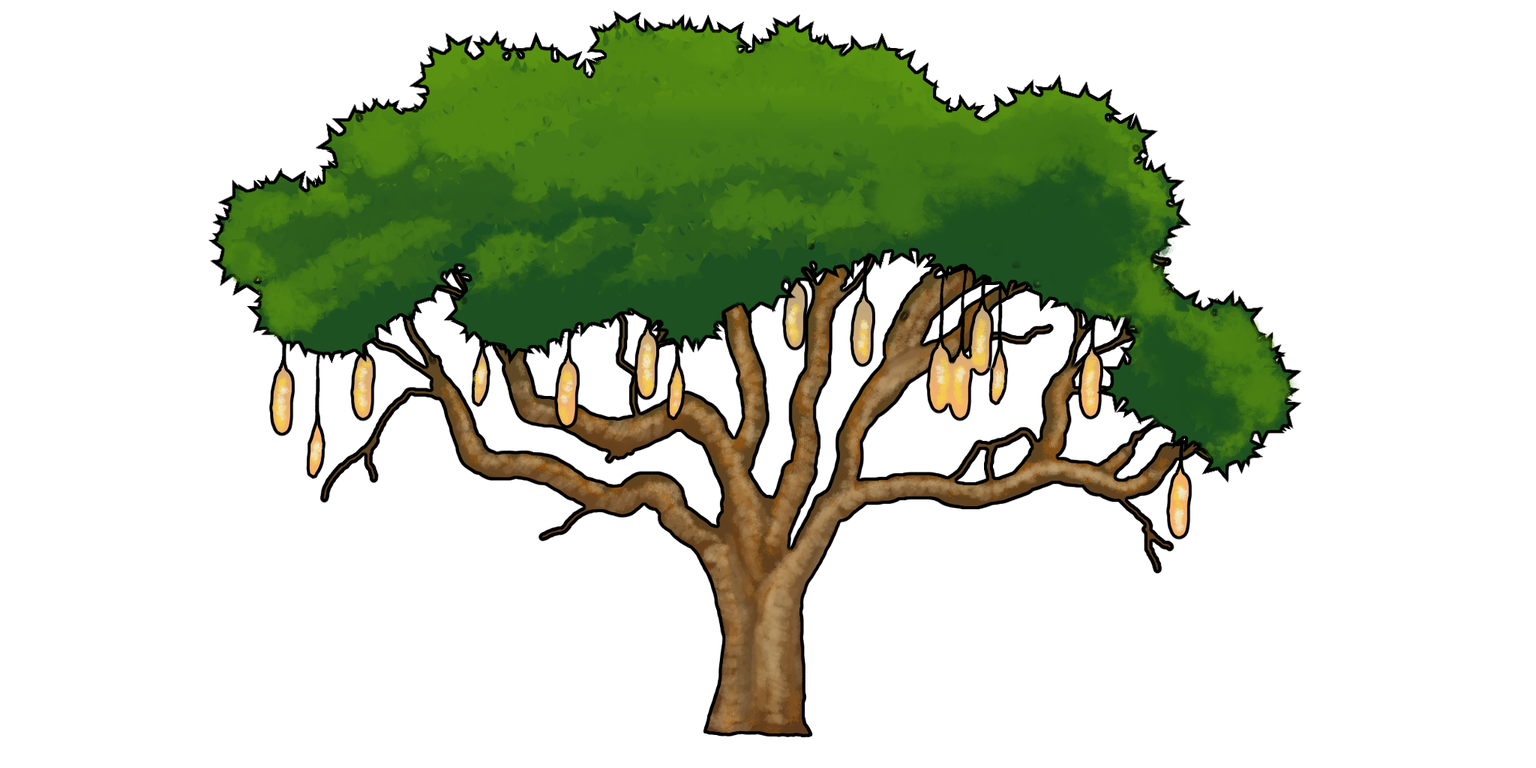
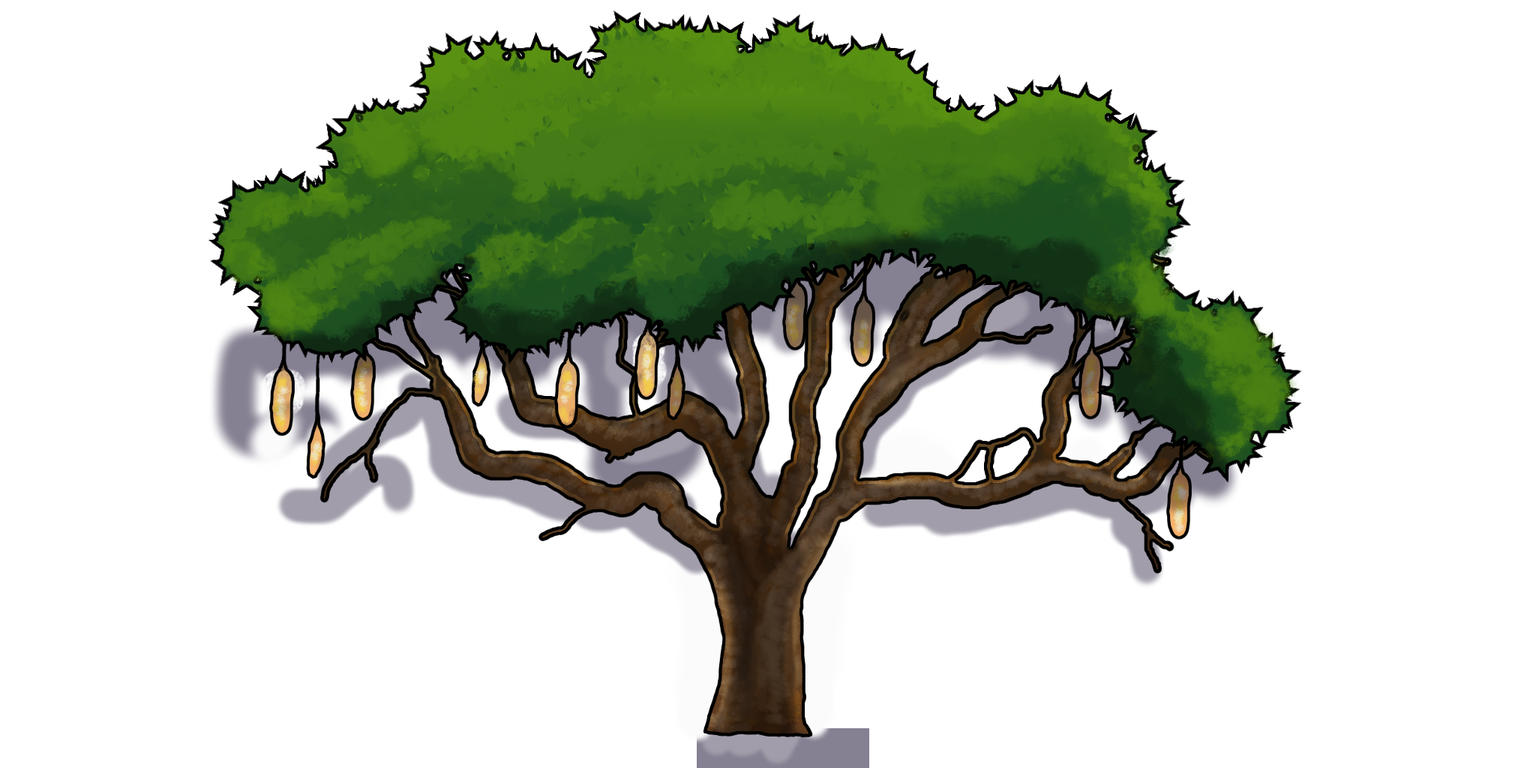
Before/after of a 1536px x 768px layered artwork. What changed in the layer stack:
added group "Layer Group" with 24 layers above "Background" over left=209, top=204, right=1241, bottom=768
added layer "backlight shrink 4 and mod" (multiply, 50%) in group "Layer Group" over left=209, top=204, right=1241, bottom=768
moved "leaves color" into group "Layer Group" over left=215, top=204, right=1241, bottom=475
moved "leaves" into group "Layer Group" over left=209, top=204, right=1241, bottom=483
moved "sausage group copy" into group "Layer Group", painted on it over left=268, top=204, right=1192, bottom=540
added layer "shade cover" (multiply, 42%) in group "Layer Group" over left=695, top=403, right=812, bottom=735
moved "trunk color #1" into group "Layer Group" over left=443, top=266, right=1168, bottom=734
moved "trunk detail" into group "Layer Group" over left=323, top=204, right=1238, bottom=735
moved "trunk s" into group "Layer Group" over left=319, top=204, right=1241, bottom=738
